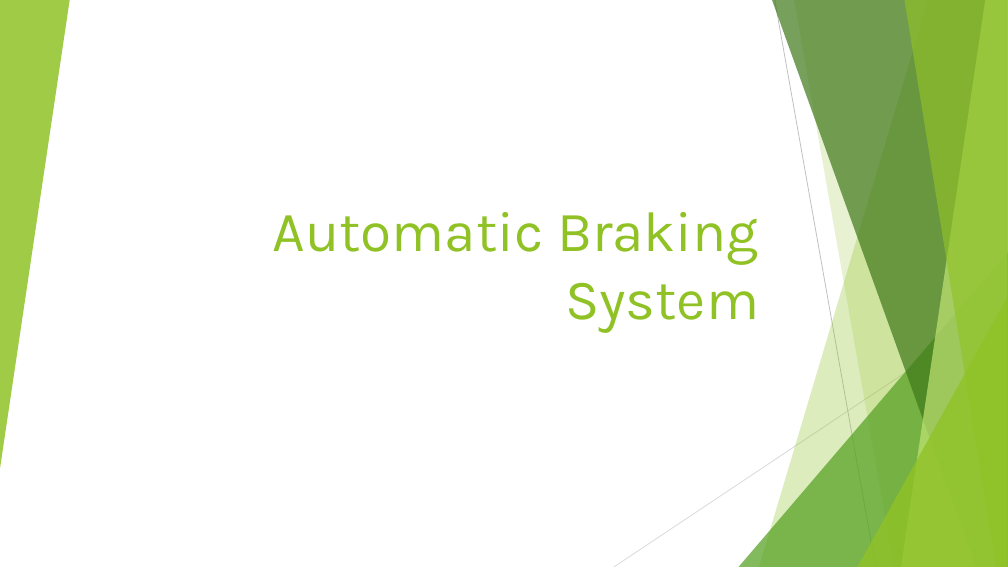
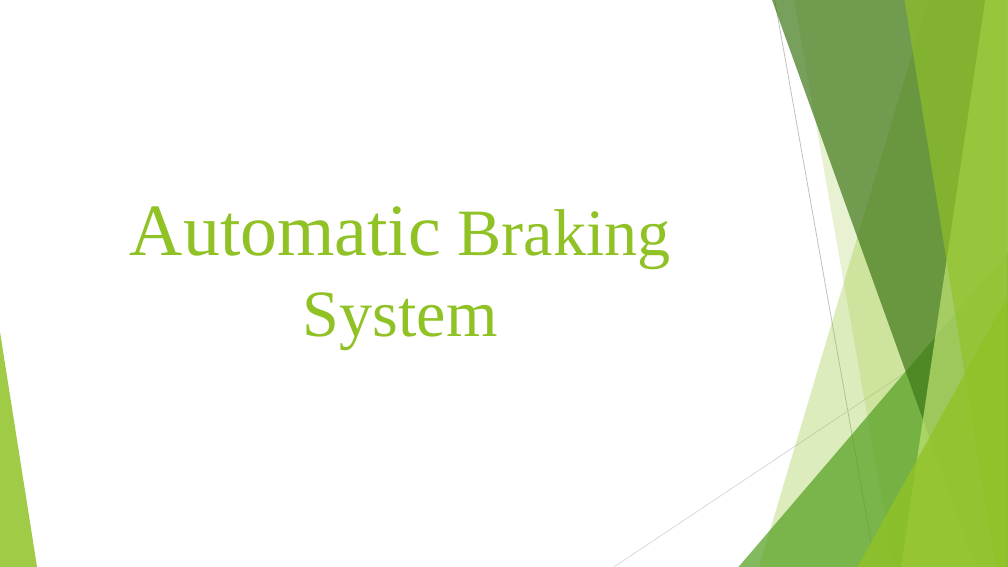
Before and after one commit to BusAI-Self-Driving-Car/Automatic-Braking-System, a slide deck: slide 1 of Project-Proposal/Automatic Braking System.pptx. Drawn at 1008x567 pixels with LibreOffice and Linux fonts; fonts in the diff are those of the drawing. Boxes give left, top, right and bottom in pixels: in the first picture for what was removed or moved away, otherwise in the second. Text is boxed around its words. In the diff, an @@ line names an element or a change of style, - is before the commit and + after.

```diff
--- a/Project-Proposal/Automatic Braking System.pptx
+++ b/Project-Proposal/Automatic Braking System.pptx
@@ triangle removed at (0,0,70,469) @@
@@ title "Automatic Braking System": place and size @@
-title "Automatic Braking System" at (273,212,759,333)
+title "Automatic Braking System" at (130,206,671,348)
@@ title "Automatic Braking System" at (130,206,671,348): size 54 to 70.2 pt in "Automatic"; size 54 to 63 pt in "Braking System"; font Karla to Times New Roman; alignment right to centre; vertical alignment bottom to top @@
@@ triangle added at (0,332,37,567), fill #90C226 at 85% opacity @@
```
Also in this commit, not shown: 8 other slides changed.
